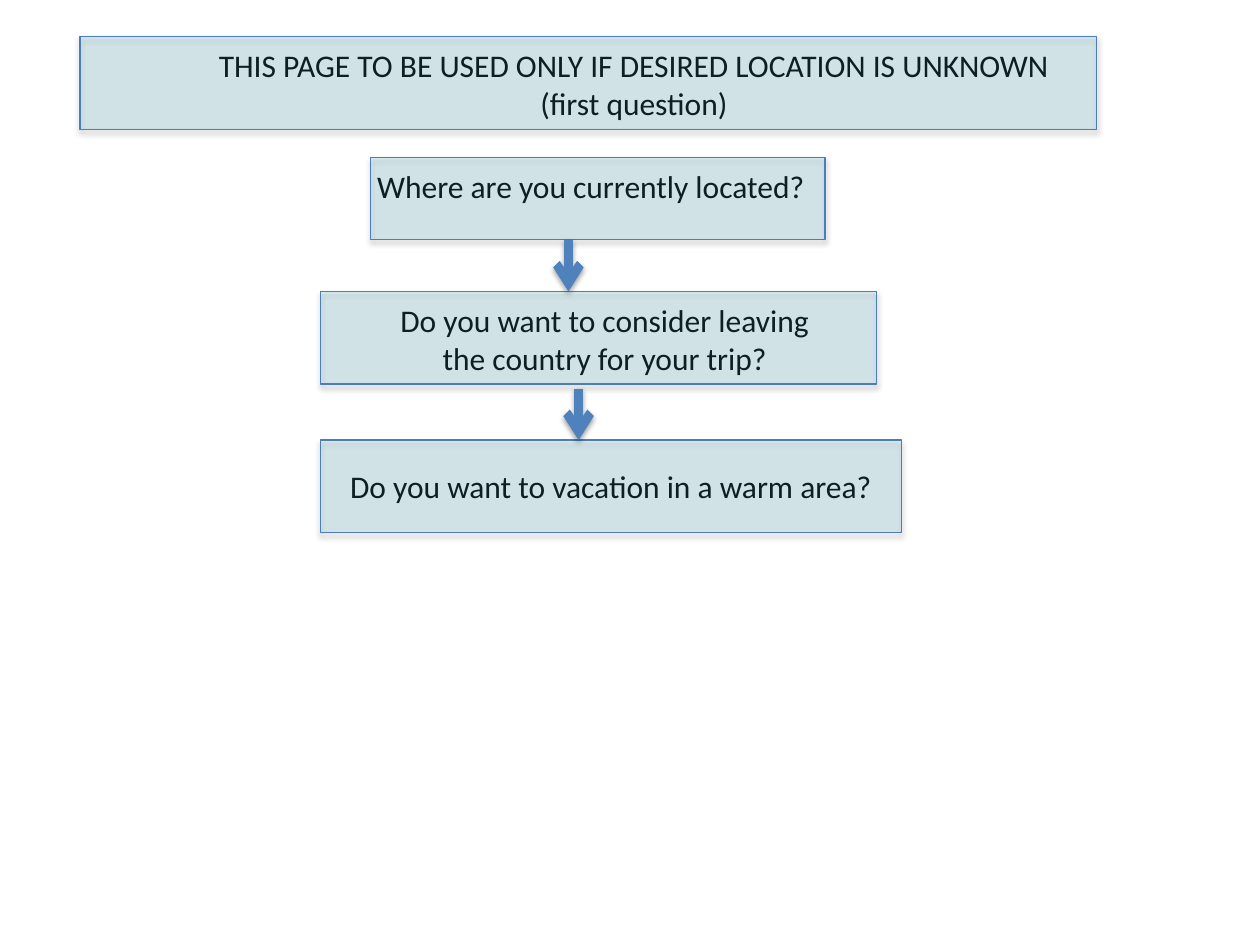
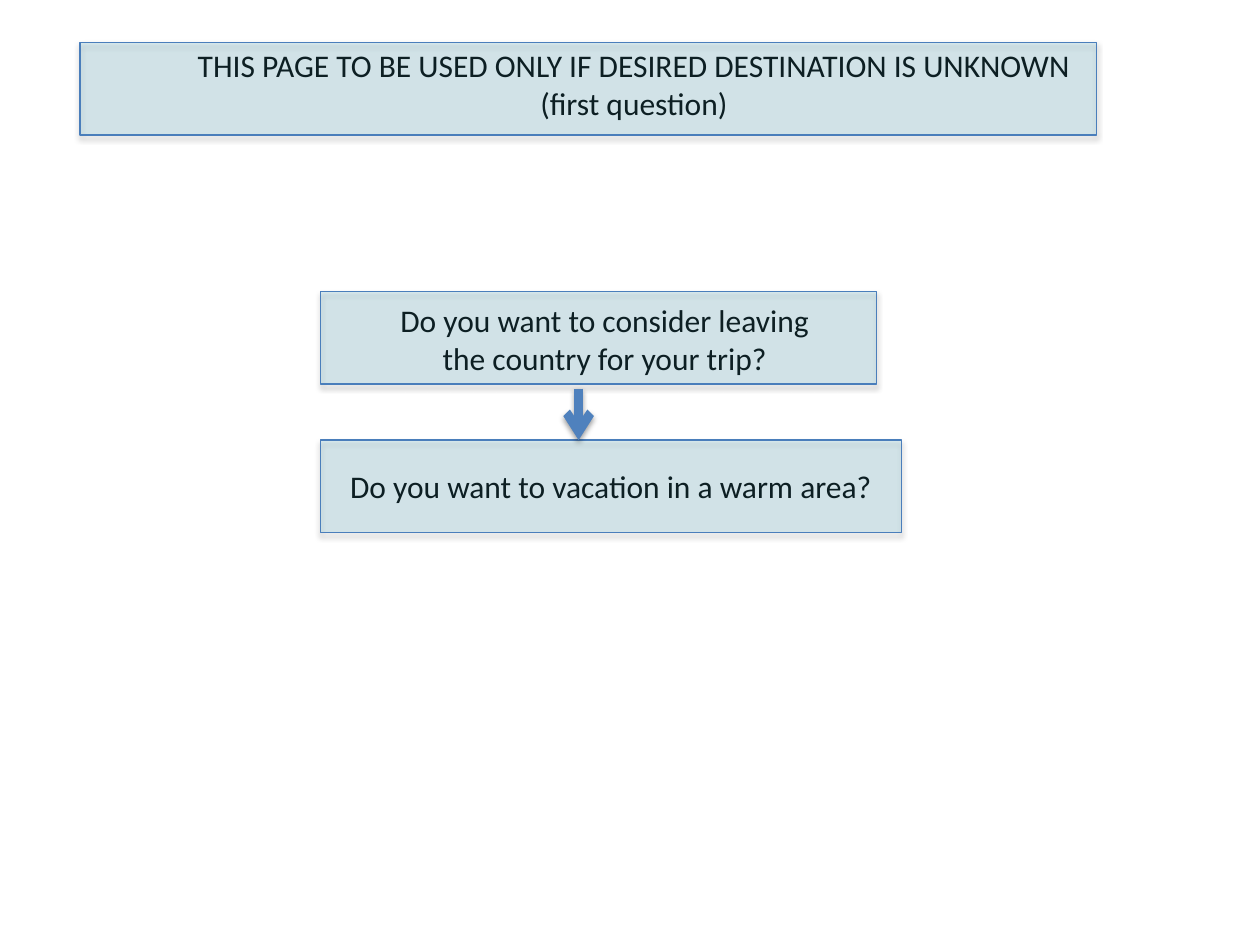
Before and after one commit to Aganonce/trip-planner, a slide deck: slide 2 of Trip_Planner_Pipeline.pptx. Drawn at 1260x945 pixels with LibreOffice and Linux fonts; fonts in the diff are those of the drawing. Boxes give left, top, right and bottom in pixels: in the first picture for what was removed or moved away, otherwise in the second. Text is boxed around its words. In the diff, an @@ line names an element or a change of style, - is before the commit and + after.

Commit message:
Added CSV file of top tourist destinations.

```diff
--- a/Trip_Planner_Pipeline.pptx
+++ b/Trip_Planner_Pipeline.pptx
@@ rectangle: place and size @@
-rectangle at [81,37,1097,130]
+rectangle at [81,43,1097,136]
@@ text "THIS PAGE TO BE USED ...": place and size @@
-text "THIS PAGE TO BE USED ..." at [219,56,1048,120]
+text "THIS PAGE TO BE USED ..." at [198,56,1069,120]
@@ text at [198,56,1069,78]: text changed @@
-THIS PAGE TO BE USED ONLY IF DESIRED LOCATION IS UNKNOWN
+THIS PAGE TO BE USED ONLY IF DESIRED DESTINATION IS UNKNOWN
@@ rectangle removed at [370,158,825,239] @@
@@ text removed at [377,176,804,203] @@
-Where are you currently located?
@@ arrow removed from (568, 239) to (568, 291) @@
```
Also in this commit, not shown: 1 other file.
